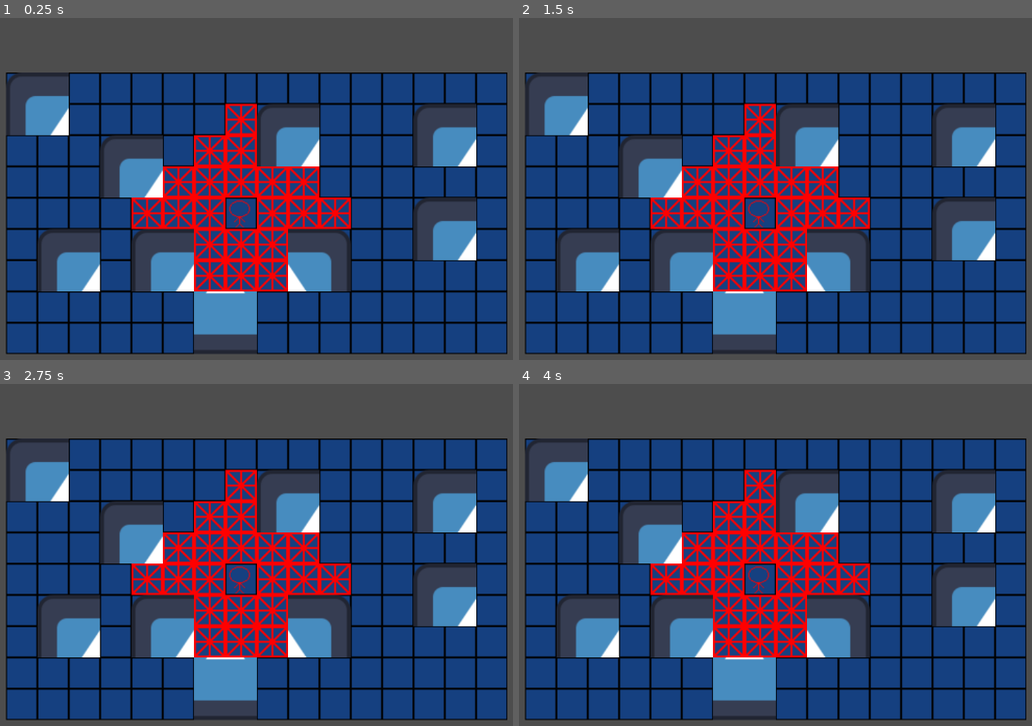
Above: before the commit, frames 1-4 (two rows, left to right).
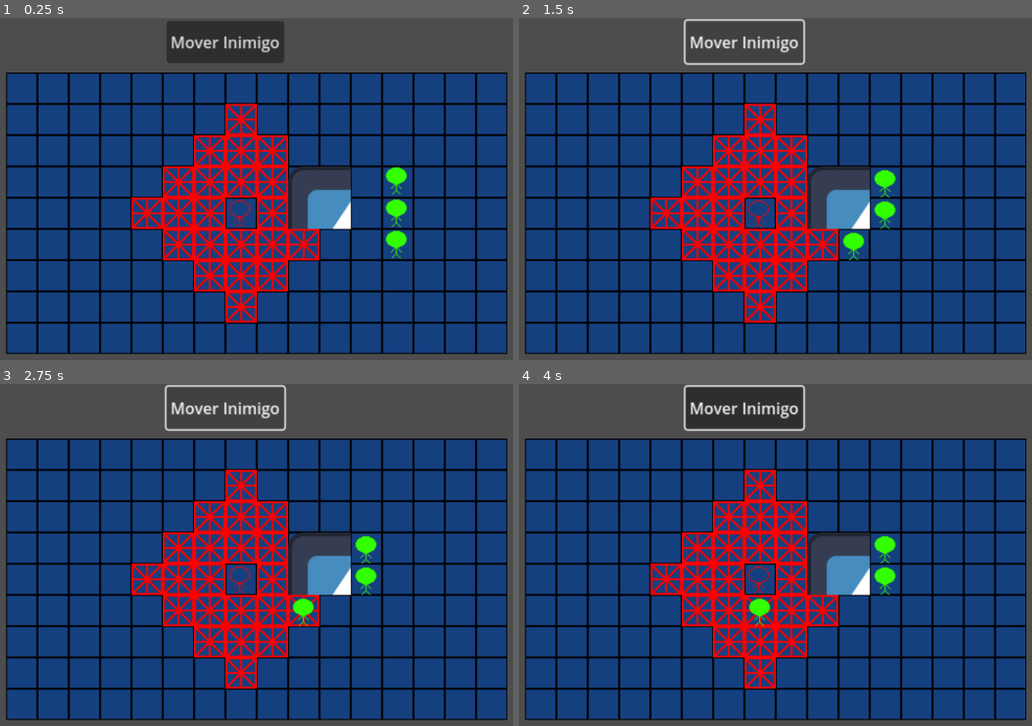
Above: after the commit, the same moments.

Repository: gdp-ufrj/alikia
Game: Godot game, scene res://Scenes/battle.tscn
Two runs of this game, one before a commit and one after it. Both use one fixed random seed, a clock stepped at 60 frames per second and the inputs below. This scene is started directly instead of the project's main scene. The engine's default icon, where the game draws it, is replaced by a stand-in: a white triangle on a blue panel in a dark square.
Inputs (mouse positions are in pixels of both pictures, inside the frame that each line leads up to):
- Up to frame 1 (0.25 s): no input
- Up to frame 2 (1.5 s): click (744, 41) at 0.5 s, where only the run after the commit has a clickable "Mover Inimigo"; click (744, 41) at 1.25 s, where only the run after the commit has a clickable "Mover Inimigo"
- Up to frame 3 (2.75 s): click (225, 407) at 2 s, where only the run after the commit has a clickable "Mover Inimigo"
- Up to frame 4 (4 s): tap Enter at 2.75 s; move the mouse to (908, 575) at 2.77 s; press the mouse at (908, 575) at 2.78 s; tap Space at 3.5 s; move the mouse to (595, 616) at 3.52 s; release the mouse at (595, 616) at 3.53 s; click (595, 616) at 3.6 s

The runs differ from the first frame. In frame 1, 25% of the frame differs, in the area x 1-93%, y 0-99%; in frame 2, 23%; in frame 3, 23%; in frame 4, 25%.

Commit message:
feature:Começo do inimigo basico

Diff:
--- a/Scenes/battle.tscn
+++ b/Scenes/battle.tscn
@@ -1,9 +1,11 @@
-[gd_scene load_steps=9 format=3 uid="uid://bpm7lq1u5rc80"]
+[gd_scene load_steps=11 format=3 uid="uid://bpm7lq1u5rc80"]
 
 [ext_resource type="Texture2D" uid="uid://cdkwnboi12wc6" path="res://Assets/Tile.png" id="1_u3tvo"]
 [ext_resource type="Texture2D" uid="uid://mc458hleltqc" path="res://Assets/OverlayTile.png" id="2_5l8xe"]
 [ext_resource type="PackedScene" uid="uid://x3kx1qwj8efj" path="res://Scenes/Player.tscn" id="2_c5tmv"]
 [ext_resource type="Texture2D" uid="uid://cp7cue2ma2tp6" path="res://Assets/icon.svg" id="3_ku65w"]
+[ext_resource type="Script" path="res://Scripts/grid.gd" id="4_cce2n"]
+[ext_resource type="PackedScene" uid="uid://cbbvbnmd7l68d" path="res://Scenes/enemy.tscn" id="6_ot51i"]
 
 [sub_resource type="TileSetAtlasSource" id="TileSetAtlasSource_ypkjx"]
 texture = ExtResource("1_u3tvo")
@@ -78,10 +80,32 @@
 layer_2/y_sort_enabled = false
 layer_2/y_sort_origin = 0
 layer_2/z_index = 0
-layer_2/tile_data = PackedInt32Array(65533, 2, 0, 131069, 2, 1, 65534, 65538, 0, 131070, 65538, 1, 2, 131074, 0, 65538, 131074, 1, 3, 196610, 0, 65539, 196610, 1, 196607, 65538, 2, 262143, 65538, 3, 131072, 131074, 2, 196608, 131074, 3, -262151, 2, 0, -196615, 2, 1, -262150, 65538, 0, -196614, 65538, 1, 65530, 2, 0, 131066, 2, 1, 65531, 65538, 0, 131067, 65538, 1, -262143, 2, 0, -196607, 2, 1, -262142, 65538, 0, -196606, 65538, 1, -65530, 2, 0, 6, 2, 1, -65529, 65538, 0, 7, 65538, 1, -262138, 2, 0, -196602, 2, 1, -262137, 65538, 0, -196601, 65538, 1, -131076, 2, 0, -65540, 2, 1, -131075, 65538, 0, -65539, 65538, 1)
+layer_2/tile_data = PackedInt32Array(-131070, 2, 0, -65534, 2, 1, -131069, 65538, 0, -65533, 65538, 1)
+script = ExtResource("4_cce2n")
 
 [node name="Player" parent="." instance=ExtResource("2_c5tmv")]
 position = Vector2(15, -17)
 
 [node name="Camera2D" type="Camera2D" parent="."]
 zoom = Vector2(1.5, 1.5)
+
+[node name="Enemy" parent="." instance=ExtResource("6_ot51i")]
+position = Vector2(175, -18)
+
+[node name="Move" type="Button" parent="."]
+offset_left = -60.0
+offset_top = -213.0
+offset_right = 60.0
+offset_bottom = -170.0
+text = "Mover Inimigo
+"
+
+[node name="Enemy2" parent="." instance=ExtResource("6_ot51i")]
+position = Vector2(175, 14)
+
+[node name="Enemy3" parent="." instance=ExtResource("6_ot51i")]
+position = Vector2(175, -51)
+
+[connection signal="pressed" from="Move" to="Enemy" method="_on_move_pressed"]
+[connection signal="pressed" from="Move" to="Enemy2" method="_on_move_pressed"]
+[connection signal="pressed" from="Move" to="Enemy3" method="_on_move_pressed"]
--- /dev/null
+++ b/Scenes/enemy.tscn
@@ -0,0 +1,10 @@
+[gd_scene load_steps=3 format=3 uid="uid://cbbvbnmd7l68d"]
+
+[ext_resource type="Script" path="res://Scripts/Enemy/enemy.gd" id="1_p5a8s"]
+[ext_resource type="Texture2D" uid="uid://c4c80d5fpdb01" path="res://Assets/Enemy.png" id="1_wx0l2"]
+
+[node name="Enemy" type="Node2D"]
+script = ExtResource("1_p5a8s")
+
+[node name="Sprite2D" type="Sprite2D" parent="."]
+texture = ExtResource("1_wx0l2")
--- /dev/null
+++ b/Scripts/Enemy/enemy.gd
@@ -0,0 +1,38 @@
+extends Node2D
+
+@onready var tile_map = $"../TileMap"
+
+var astar_grid: AStarGrid2D
+var current_path: Array[Vector2i]
+var current_position: Vector2i
+
+func _ready():
+	astar_grid = tile_map.astar_grid
+
+	astar_grid.set_point_solid(tile_map.local_to_map(global_position))
+
+func _on_move_pressed():
+
+	current_position = tile_map.local_to_map(global_position)
+	var destination = tile_map.local_to_map( Vector2(global_position.x, global_position.y) )
+	destination.x = destination.x - 1
+
+	#Tratar possiveis caminhos bloqueados
+	print(current_position, destination)
+
+	var Path = astar_grid.get_id_path(current_position, destination).slice(1)
+
+	current_path = Path
+	astar_grid.set_point_solid(current_position, false)
+
+func _physics_process(delta):
+	if current_path.is_empty():
+		return
+
+	var target = tile_map.map_to_local(current_path.front())
+
+	global_position = global_position.move_toward(target, 10)
+
+	if global_position == target:
+		current_path.pop_front()
+		astar_grid.set_point_solid(tile_map.local_to_map(global_position))
--- a/Scripts/Grid.gd
+++ b/Scripts/Grid.gd
@@ -0,0 +1,19 @@
+extends Node2D
+
+@onready var tile_map = $"../TileMap"
+
+var astar_grid: AStarGrid2D
+
+func _ready():
+	astar_grid = AStarGrid2D.new()
+	astar_grid.region = tile_map.get_used_rect()
+	astar_grid.cell_size = Vector2(16,16)
+	astar_grid.diagonal_mode = AStarGrid2D.DIAGONAL_MODE_NEVER
+	astar_grid.update()
+
+	for x in tile_map.get_used_rect().size.x:
+		for y in tile_map.get_used_rect().size.y:
+			var tile_position = Vector2i(x + tile_map.get_used_rect().position.x, y + tile_map.get_used_rect().position.y)
+			var tile_data = tile_map.get_cell_tile_data(2, tile_position)
+			if !(tile_data == null or tile_data.get_custom_data("obstacle") == false):
+				astar_grid.set_point_solid(tile_position, true)
--- a/Scripts/Player/Player.gd
+++ b/Scripts/Player/Player.gd
@@ -11,18 +11,7 @@
 
 
 func _ready():
-	astar_grid = AStarGrid2D.new()
-	astar_grid.region = tile_map.get_used_rect()
-	astar_grid.cell_size = Vector2(16,16)
-	astar_grid.diagonal_mode = AStarGrid2D.DIAGONAL_MODE_NEVER
-	astar_grid.update()
-
-	for x in tile_map.get_used_rect().size.x:
-		for y in tile_map.get_used_rect().size.y:
-			var tile_position = Vector2i(x + tile_map.get_used_rect().position.x, y + tile_map.get_used_rect().position.y)
-			var tile_data = tile_map.get_cell_tile_data(2, tile_position)
-			if !(tile_data == null or tile_data.get_custom_data("obstacle") == false):
-				astar_grid.set_point_solid(tile_position, true)
+	astar_grid = tile_map.astar_grid
 
 
 func _input(event):
--- a/project.godot
+++ b/project.godot
@@ -11,10 +11,7 @@
 [application]
 
 config/name="grupo1"
-
 run/main_scene="res://Scenes/deck_system.tscn"
-
-
 config/features=PackedStringArray("4.1", "GL Compatibility")
 config/icon="res://icon.svg"
 
Binary file added: Assets/Enemy.png
Not shown, added: Assets/Enemy.png.import
